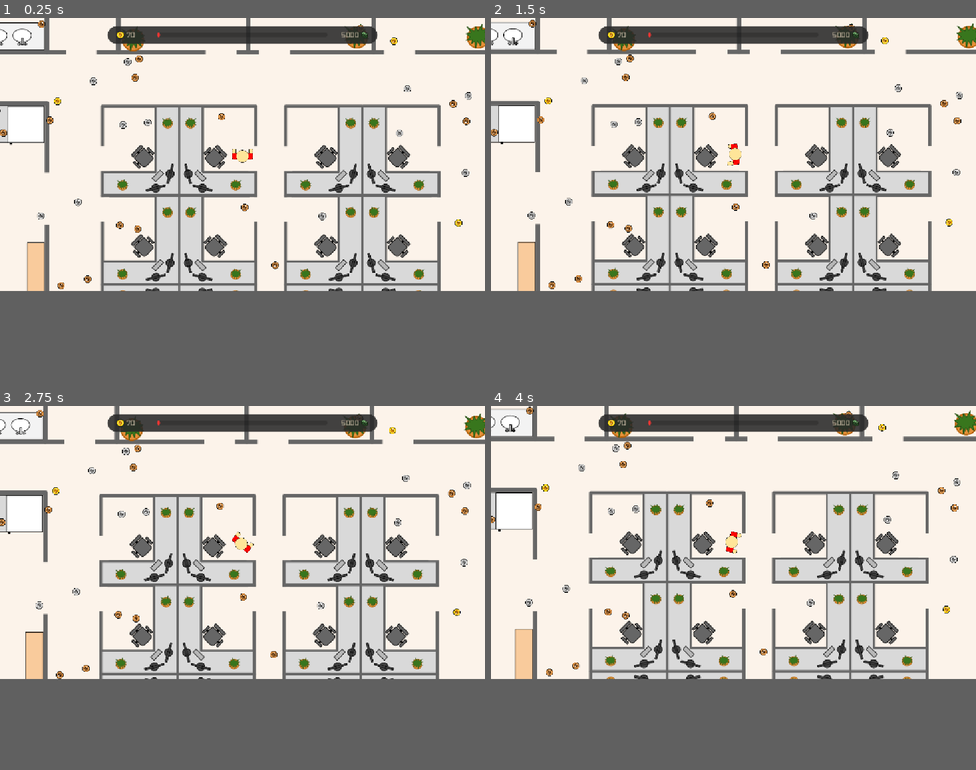
Above: before the commit, frames 1-4 (two rows, left to right).
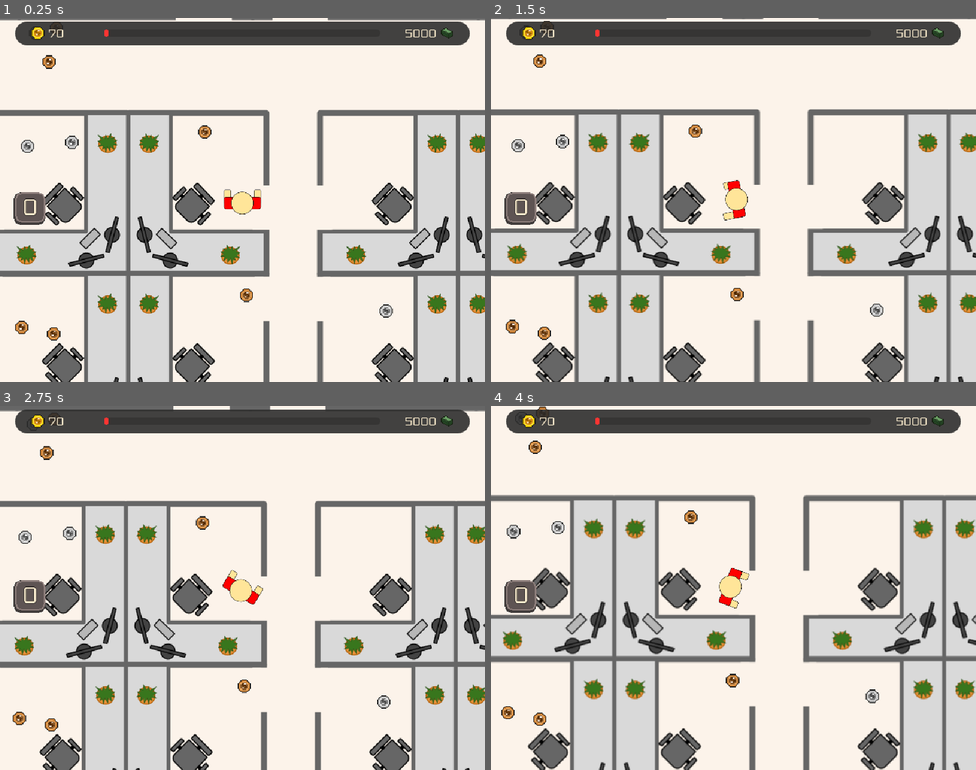
Above: after the commit, the same moments.

Repository: Justin-Hulme/GMTK_2026
Game: Godot game, scene res://Player/player_script.tscn
Same seed, same stepped clock (60 frames per second), same inputs: the game is played once before the commit and once after it.
Inputs (mouse positions are in pixels of both pictures, inside the frame that each line leads up to):
- Up to frame 1 (0.25 s): no input
- Up to frame 2 (1.5 s): tap Enter at 0.5 s; move the mouse to (840, 141) at 0.52 s; click (840, 141) at 0.67 s; tap Space at 1.25 s; move the mouse to (636, 167) at 1.27 s; click (636, 167) at 1.42 s
- Up to frame 3 (2.75 s): tap Enter at 2 s; move the mouse to (291, 482) at 2.02 s; click (291, 482) at 2.17 s
- Up to frame 4 (4 s): tap Space at 2.75 s; move the mouse to (709, 595) at 2.77 s; click (709, 595) at 2.92 s; tap Enter at 3.5 s; move the mouse to (879, 584) at 3.52 s; click (879, 584) at 3.67 s
In our replay, the window is 800x450 before the commit and 800x600 after it. These sizes can differ from the game's own. Grey fills any space a smaller window leaves; there, only what the larger window draws over its background counts as a difference.

The runs differ from the first frame. In frame 1, 52% of the frame differs, in the area x 0-100%, y 0-100%; in frame 2, 52%; in frame 3, 52%; in frame 4, 53%.

Commit message:
Updated scaling and HUD

Diff:
--- /dev/null
+++ b/Player/HUD/floor_indicator.gd
@@ -0,0 +1,19 @@
+extends Node2D
+
+@export var floor_number := 1 :
+	set(val):
+		floor_number = val
+		$HBoxContainer/floor/floor_number.text = str(floor_number)
+
+@export var active := false :
+	set(val):
+		active = val
+		update_active_state()
+
+func _ready():
+	$HBoxContainer/floor/floor_number.text = str(floor_number)
+	update_active_state()
+
+func update_active_state():
+	$HBoxContainer/floor/is_active.visible = active
+	$HBoxContainer/MarginContainer/active_arrow.visible = active
--- a/Player/HUD/floor_indicator.tscn
+++ b/Player/HUD/floor_indicator.tscn
@@ -1,4 +1,7 @@
 [gd_scene format=3 uid="uid://drgikraumu8sr"]
+
+[ext_resource type="Theme" uid="uid://bledfm0mcnnu4" path="res://Assets/main_theme.tres" id="1_rtsqu"]
+[ext_resource type="Script" uid="uid://cqttutwh6y885" path="res://Player/HUD/floor_indicator.gd" id="1_vjsmj"]
 
 [sub_resource type="StyleBoxFlat" id="StyleBoxFlat_a0n2m"]
 bg_color = Color(0.25490198, 0.23529412, 0.23137255, 1)
@@ -32,19 +35,81 @@
 shadow_color = Color(0.25490198, 0.23529412, 0.23137255, 1)
 anti_aliasing = false
 
+[sub_resource type="StyleBoxFlat" id="StyleBoxFlat_vjsmj"]
+bg_color = Color(0.36862746, 0.32941177, 0.3254902, 1)
+draw_center = false
+border_width_left = 2
+border_width_top = 2
+border_width_right = 2
+border_width_bottom = 2
+border_color = Color(1, 0.94509804, 0.827451, 1)
+corner_radius_top_left = 9
+corner_radius_top_right = 9
+corner_radius_bottom_right = 9
+corner_radius_bottom_left = 9
+corner_detail = 2
+shadow_color = Color(0.9764706, 0.92156863, 0.80784315, 0.39215687)
+shadow_size = 2
+anti_aliasing = false
+
+[sub_resource type="StyleBoxFlat" id="StyleBoxFlat_srkg7"]
+bg_color = Color(1, 0.94509804, 0.827451, 1)
+border_width_left = 1
+border_width_top = 1
+border_width_right = 1
+border_width_bottom = 1
+border_color = Color(0.25490198, 0.23529412, 0.23137255, 1)
+corner_radius_top_left = 10
+corner_radius_bottom_left = 10
+corner_detail = 1
+shadow_color = Color(1, 0.94509804, 0.827451, 1)
+
 [node name="FloorIndicator" type="Node2D" unique_id=189943130]
+script = ExtResource("1_vjsmj")
 
-[node name="floor" type="MarginContainer" parent="." unique_id=575012495]
+[node name="HBoxContainer" type="HBoxContainer" parent="." unique_id=1485297203]
+offset_right = 40.0
+offset_bottom = 40.0
 
-[node name="floor_shadow" type="Panel" parent="floor" unique_id=829096709]
+[node name="floor" type="MarginContainer" parent="HBoxContainer" unique_id=575012495]
+layout_mode = 2
+
+[node name="floor_shadow" type="Panel" parent="HBoxContainer/floor" unique_id=829096709]
 custom_minimum_size = Vector2(40, 40)
 layout_mode = 2
 theme_override_styles/panel = SubResource("StyleBoxFlat_a0n2m")
 
-[node name="floor_background" type="Panel" parent="floor" unique_id=1135391371]
+[node name="floor_background" type="Panel" parent="HBoxContainer/floor" unique_id=1135391371]
 custom_minimum_size = Vector2(40, 40)
 layout_mode = 2
 theme_override_styles/panel = SubResource("StyleBoxFlat_rtsqu")
 
-[node name="floor_number" type="Label" parent="floor" unique_id=1463455057]
+[node name="is_active" type="CanvasGroup" parent="HBoxContainer/floor" unique_id=383642403]
+
+[node name="floor_background_active" type="Panel" parent="HBoxContainer/floor/is_active" unique_id=1187072666]
+custom_minimum_size = Vector2(40, 40)
+offset_right = 40.0
+offset_bottom = 40.0
+theme_override_styles/panel = SubResource("StyleBoxFlat_vjsmj")
+
+[node name="floor_number" type="Label" parent="HBoxContainer/floor" unique_id=1463455057]
 layout_mode = 2
+theme = ExtResource("1_rtsqu")
+theme_override_colors/font_outline_color = Color(0, 0, 0, 1)
+theme_override_constants/shadow_outline_size = 2
+theme_override_font_sizes/font_size = 30
+text = "1"
+horizontal_alignment = 1
+vertical_alignment = 1
+
+[node name="MarginContainer" type="MarginContainer" parent="HBoxContainer" unique_id=1845811275]
+layout_mode = 2
+offset_transform_enabled = true
+offset_transform_position = Vector2(-8, 0)
+theme_override_constants/margin_top = 10
+theme_override_constants/margin_bottom = 10
+
+[node name="active_arrow" type="Panel" parent="HBoxContainer/MarginContainer" unique_id=1817989932]
+custom_minimum_size = Vector2(15, 0)
+layout_mode = 2
+theme_override_styles/panel = SubResource("StyleBoxFlat_srkg7")
--- a/Player/player.tscn
+++ b/Player/player.tscn
@@ -10,6 +10,7 @@
 [ext_resource type="Theme" uid="uid://bledfm0mcnnu4" path="res://Assets/main_theme.tres" id="8_od3ui"]
 [ext_resource type="Texture2D" uid="uid://dxkph3152qen" path="res://Assets/Money/Coin_HUD.png" id="8_x3vf3"]
 [ext_resource type="Texture2D" uid="uid://ci5f88onsf0dh" path="res://Assets/Money/Debt_HUD.png" id="10_apopc"]
+[ext_resource type="PackedScene" uid="uid://drgikraumu8sr" path="res://Player/HUD/floor_indicator.tscn" id="11_apopc"]
 
 [sub_resource type="SpriteFrames" id="SpriteFrames_ab854"]
 animations = [{
@@ -55,15 +56,15 @@
 radius = 22.0
 height = 56.0
 
+[sub_resource type="CircleShape2D" id="CircleShape2D_e76su"]
+radius = 80.0
+
 [sub_resource type="StyleBoxFlat" id="StyleBoxFlat_od3ui"]
 bg_color = Color(0.1593911, 0.1593911, 0.1593911, 0.8784314)
 corner_radius_top_left = 20
 corner_radius_top_right = 20
 corner_radius_bottom_right = 20
 corner_radius_bottom_left = 20
-
-[sub_resource type="CircleShape2D" id="CircleShape2D_e76su"]
-radius = 80.0
 
 [node name="Player" type="CharacterBody2D" unique_id=1632784472]
 script = ExtResource("1_fhl08")
@@ -83,6 +84,11 @@
 scale = Vector2(0.99999994, 0.99999994)
 shape = SubResource("CapsuleShape2D_47aoe")
 
+[node name="Area2D" type="Area2D" parent="." unique_id=1845861263 groups=["magnet"]]
+
+[node name="Magnet" type="CollisionShape2D" parent="Area2D" unique_id=762164634 groups=["magnet"]]
+shape = SubResource("CircleShape2D_e76su")
+
 [node name="HUD" type="CanvasLayer" parent="." unique_id=720606449]
 script = ExtResource("7_od3ui")
 
@@ -101,23 +107,25 @@
 anchor_right = 0.5
 offset_left = -320.0
 offset_right = 320.0
-offset_bottom = 47.0
+offset_bottom = 31.0
 grow_horizontal = 2
-theme_override_constants/margin_top = 20
+theme_override_constants/margin_left = 20
+theme_override_constants/margin_top = 5
+theme_override_constants/margin_right = 20
 
 [node name="PanelContainer" type="PanelContainer" parent="HUD/Control/coin_to_debt" unique_id=1594216253]
 layout_mode = 2
+size_flags_vertical = 4
 theme_override_styles/panel = SubResource("StyleBoxFlat_od3ui")
 
 [node name="MarginContainer" type="MarginContainer" parent="HUD/Control/coin_to_debt/PanelContainer" unique_id=958554934]
 layout_mode = 2
 theme_override_constants/margin_left = 20
-theme_override_constants/margin_top = 10
+theme_override_constants/margin_top = 5
 theme_override_constants/margin_right = 20
-theme_override_constants/margin_bottom = 10
+theme_override_constants/margin_bottom = 5
 
 [node name="HBoxContainer" type="HBoxContainer" parent="HUD/Control/coin_to_debt/PanelContainer/MarginContainer" unique_id=1601822267]
-custom_minimum_size = Vector2(600, 0)
 layout_mode = 2
 
 [node name="Coin_H" type="HBoxContainer" parent="HUD/Control/coin_to_debt/PanelContainer/MarginContainer/HBoxContainer" unique_id=1949122056]
@@ -161,22 +169,24 @@
 [node name="Debt_HUD" type="TextureRect" parent="HUD/Control/coin_to_debt/PanelContainer/MarginContainer/HBoxContainer/Debt_H" unique_id=319811104]
 custom_minimum_size = Vector2(20, 20)
 layout_mode = 2
+size_flags_vertical = 4
 texture = ExtResource("10_apopc")
 expand_mode = 4
 
 [node name="floor_indicator" type="MarginContainer" parent="HUD/Control" unique_id=1488577774]
 layout_mode = 1
-anchors_preset = 2
-anchor_top = 1.0
-anchor_bottom = 1.0
-grow_vertical = 0
+anchors_preset = 4
+anchor_top = 0.5
+anchor_bottom = 0.5
+offset_top = -10.0
+offset_right = 20.0
+offset_bottom = 10.0
+grow_vertical = 2
 theme_override_constants/margin_left = 20
 theme_override_constants/margin_bottom = 20
 
 [node name="floor_stack" type="VBoxContainer" parent="HUD/Control/floor_indicator" unique_id=362747833]
 layout_mode = 2
 
-[node name="Area2D" type="Area2D" parent="." unique_id=1845861263 groups=["magnet"]]
-
-[node name="Magnet" type="CollisionShape2D" parent="Area2D" unique_id=762164634 groups=["magnet"]]
-shape = SubResource("CircleShape2D_e76su")
+[node name="FloorIndicator" parent="HUD/Control/floor_indicator/floor_stack" unique_id=189943130 instance=ExtResource("11_apopc")]
+floor_number = 0
--- /dev/null
+++ b/Rooms/room_spawn_1.tscn
@@ -0,0 +1,3 @@
+[gd_scene format=3 uid="uid://6v2q72g7gg16"]
+
+[node name="RoomSpawn1" type="Node2D" unique_id=1463528751]
--- a/project.godot
+++ b/project.godot
@@ -17,10 +17,13 @@
 
 [display]
 
-window/stretch/mode="canvas_items"
-window/stretch/aspect="expand"
+window/size/viewport_width=640
+window/size/viewport_height=480
+window/size/window_width_override=1280
+window/size/window_height_override=960
+window/stretch/mode="viewport"
 window/size/width=1280
-window/size/height=720
+window/size/height=960
 
 [editor]
 
Not shown, added: Player/HUD/floor_indicator.gd.uid
